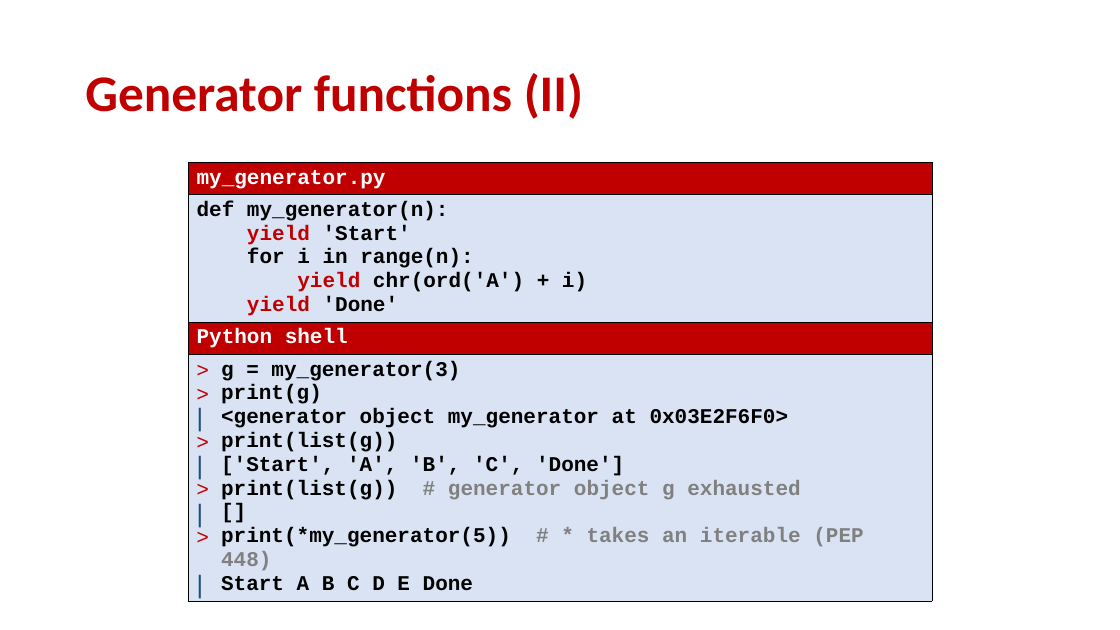
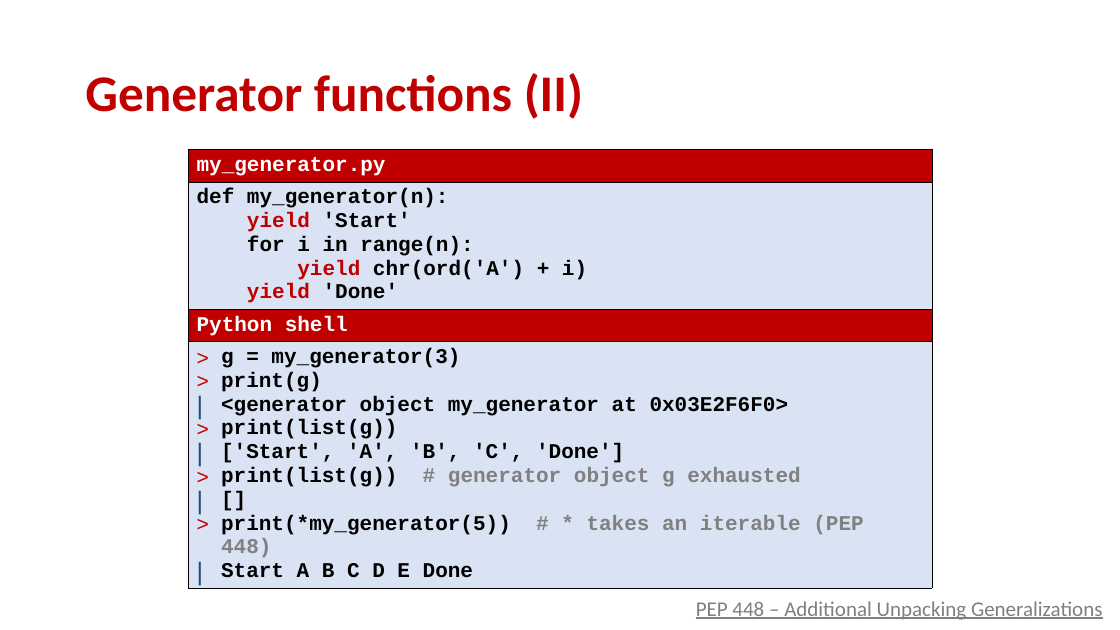
Before and after one commit to gsbrodal/gsbrodal.github.io, a slide deck: slide 21 of ipsa/slides/generator.pptx (slide 20 before the commit). Drawn at 1120x630 pixels with LibreOffice and Linux fonts; fonts in the diff are those of the drawing. Boxes give left, top, right and bottom in pixels: in the first picture for what was removed or moved away, otherwise in the second. Text is boxed around its words. In the diff, an @@ line names an element or a change of style, - is before the commit and + after.

Commit message:
generator slides

```diff
--- a/ipsa/slides/generator.pptx
+++ b/ipsa/slides/generator.pptx
@@ table moved from (x1=188, y1=162, x2=932, y2=599) to (x1=188, y1=150, x2=932, y2=586) @@
@@ text added at (x1=696, y1=601, x2=1102, y2=620), 18 pt, text #7F7F7F, underline @@
+PEP 448 – Additional Unpacking Generalizations
```
Also in this commit, not shown: 9 other slides changed, 1 slide added, 7 other files.
